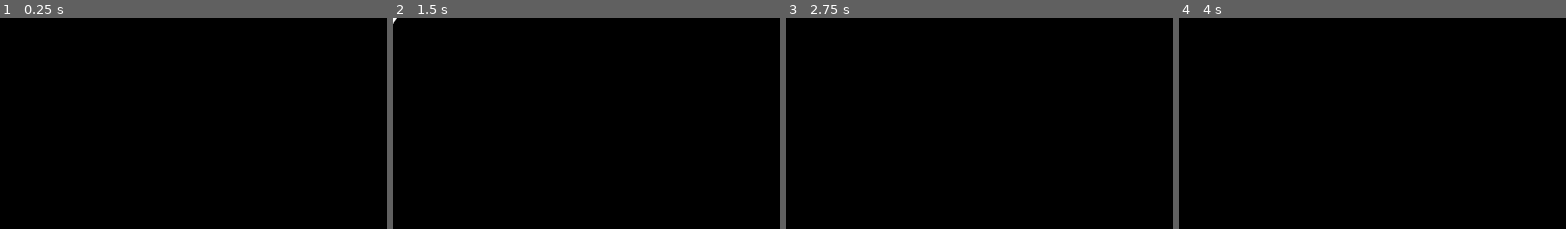
Above: before the commit, frames 1-4 (left to right).
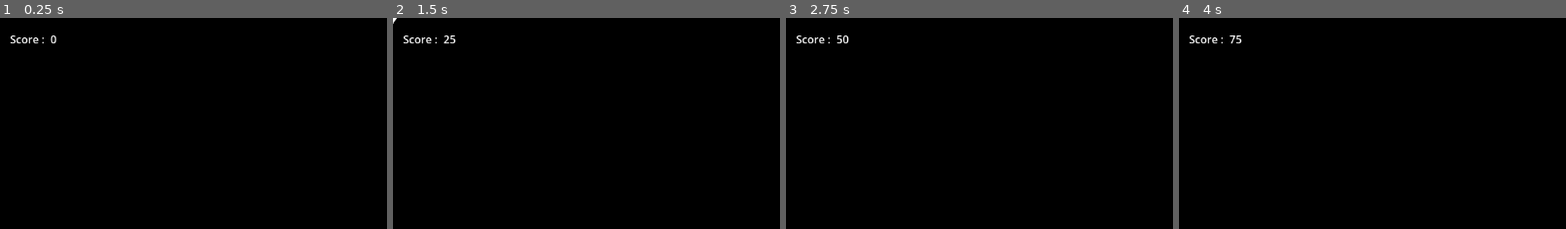
Above: after the commit, the same moments.

Repository: Guillemain/trijam
Game: Godot game, scene res://main.tscn
Two runs of this game, one before a commit and one after it. Both use one fixed random seed, a clock stepped at 60 frames per second and the inputs below. The engine's default icon, where the game draws it, is replaced by a stand-in: a white triangle on a blue panel in a dark square.
Inputs (mouse positions are % of the whole screen's width and height, from its top left):
- Up to frame 1 (0.25 s): no input
- Up to frame 2 (1.5 s): move the mouse to (72, 46) at 0.52 s; click (72, 46) at 0.6 s; tap Space (jump) at 0.77 s; move the mouse to (30, 57) at 1.27 s; click (30, 57) at 1.35 s
- Up to frame 3 (2.75 s): tap Space (jump) at 1.52 s; move the mouse to (60, 29) at 2.02 s; click (60, 29) at 2.1 s
- Up to frame 4 (4 s): move the mouse to (45, 72) at 2.77 s; click (45, 72) at 2.85 s; tap Space (jump) at 3.02, 3.77 s; move the mouse to (80, 67) at 3.52 s; click (80, 67) at 3.6 s
The pictures show only the part of the screen within x 0-50%, y 0-50%; the shares and areas given below are measured in that part.

The runs differ from the first frame. In frame 1, 0.2% of the frame differs, in the area x 2-15%, y 8-13%; in frame 2, 0.3%; in frame 3, 0.3%, in the area x 2-17%, y 8-13%; in frame 4, 0.3%.

Commit message:
Now with score

Diff:
--- a/trijam-255/GameManager.gd
+++ b/trijam-255/GameManager.gd
@@ -5,6 +5,9 @@
 @export var score := 0
 @export var scoreDevil := 100
 @export var scoreDelta := 5
+var timeElapsed := 0.0
+
+signal endOfGame(String)
 
 # Called when the node enters the scene tree for the first time.
 func _ready():
@@ -13,17 +16,23 @@
 
 # Called every frame. 'delta' is the elapsed time since the previous frame.
 func _process(delta):
-	pass
+	# raise score every second
+	timeElapsed += delta
+	if timeElapsed >= 0.25:
+		timeElapsed = 0
+		score += scoreDelta
+
+	%Score.text = str(score)
+
 
 func PeonSlayed(type : Peon.EPeonType):
 	if type == Peon.EPeonType.DEVIL:
 		print("Killed DEVIL")
+		score += scoreDevil
 	else:
 		print("Killed INNOCENT")
+		endOfGame.emit("You killed an INNOCENT Soul...")
 
 
 func trunkHit():
-	pass
-
-func endOfGame():
-	pass
+	endOfGame.emit("You fell and broke your femur... Outch !")
--- a/trijam-255/main.tscn
+++ b/trijam-255/main.tscn
@@ -80,6 +80,31 @@
 unique_name_in_owner = true
 script = ExtResource("6_p4xbc")
 
+[node name="Score Panel" type="Control" parent="GameManager"]
+layout_mode = 3
+anchors_preset = 0
+offset_right = 40.0
+offset_bottom = 40.0
+
+[node name="MarginContainer" type="MarginContainer" parent="GameManager/Score Panel"]
+layout_mode = 0
+offset_right = 137.0
+offset_bottom = 43.0
+theme_override_constants/margin_left = 15
+theme_override_constants/margin_top = 20
+
+[node name="HBoxContainer" type="HBoxContainer" parent="GameManager/Score Panel/MarginContainer"]
+layout_mode = 2
+
+[node name="Label" type="Label" parent="GameManager/Score Panel/MarginContainer/HBoxContainer"]
+layout_mode = 2
+text = "Score : "
+
+[node name="Score" type="Label" parent="GameManager/Score Panel/MarginContainer/HBoxContainer"]
+unique_name_in_owner = true
+layout_mode = 2
+text = "scoreICI"
+
 [connection signal="hitATrunk" from="Mort-o-cycle" to="GameManager" method="trunkHit"]
 [connection signal="timeout" from="Level/TrunkTimer" to="Level" method="spawnTrunk"]
 [connection signal="timeout" from="Level/PeonTimer" to="Level" method="randomPeonSpawn"]
